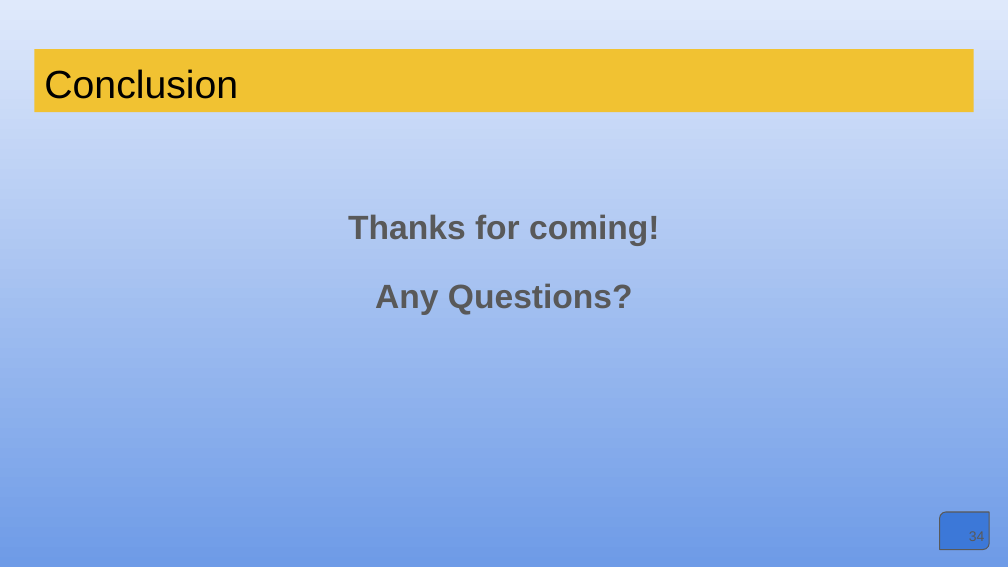
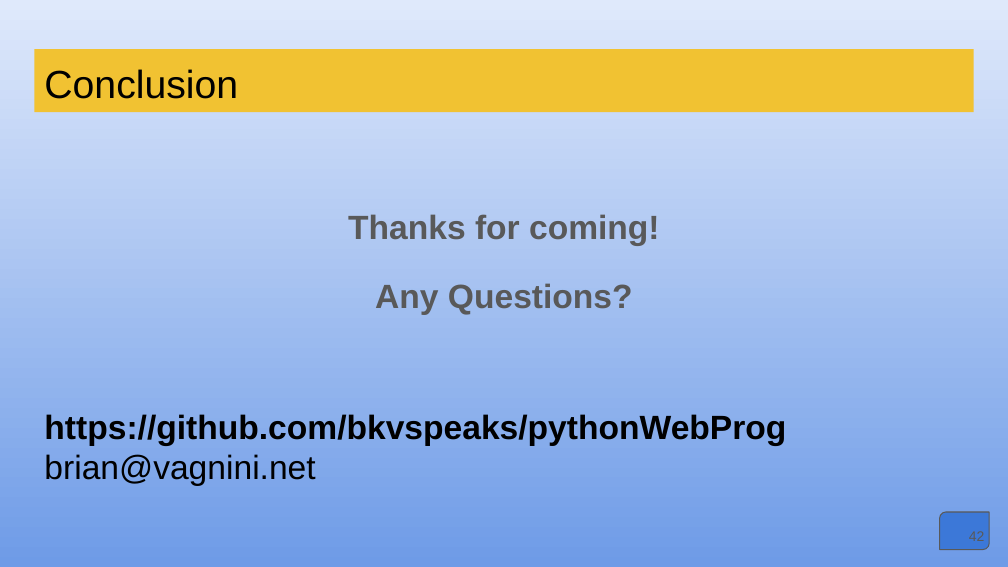
Before and after one commit to bkvspeaks/pythonWebProg, a slide deck: slide 42 of presentation/Python_Web_Programming.pptx (slide 34 before the commit). Drawn at 1008x567 pixels with LibreOffice and Linux fonts; fonts in the diff are those of the drawing. Boxes give left, top, right and bottom in pixels: in the first picture for what was removed or moved away, otherwise in the second. Text is boxed around its words. In the diff, an @@ line names an element or a change of style, - is before the commit and + after.

```diff
--- a/presentation/Python_Web_Programming.pptx
+++ b/presentation/Python_Web_Programming.pptx
@@ text at [44,414,786,486]: paragraphs added @@
+https://github.com/bkvspeaks/pythonWebProg
+brian@vagnini.net
@@ page number at [969,531,985,541]: text changed @@
-34
+42
```
Also in this commit, not shown: 7 other slides changed, 8 slides added, 38 other files.
